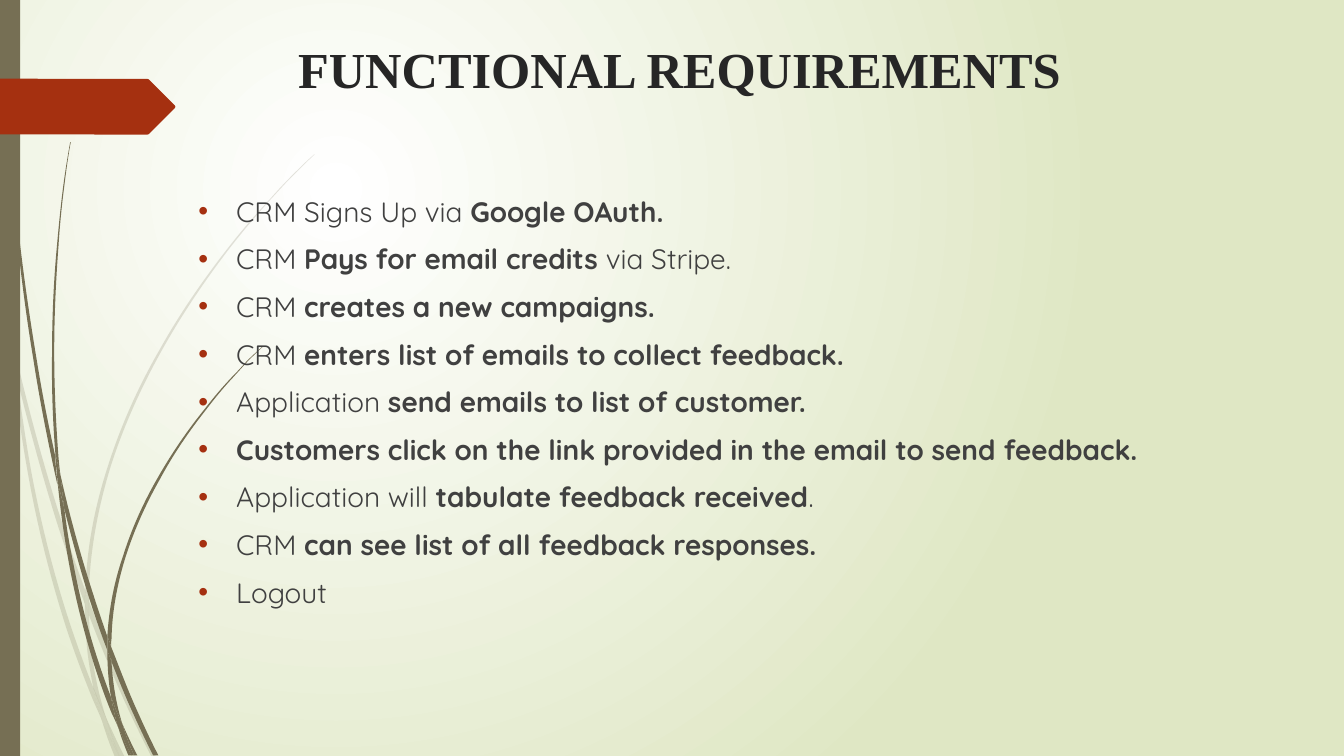
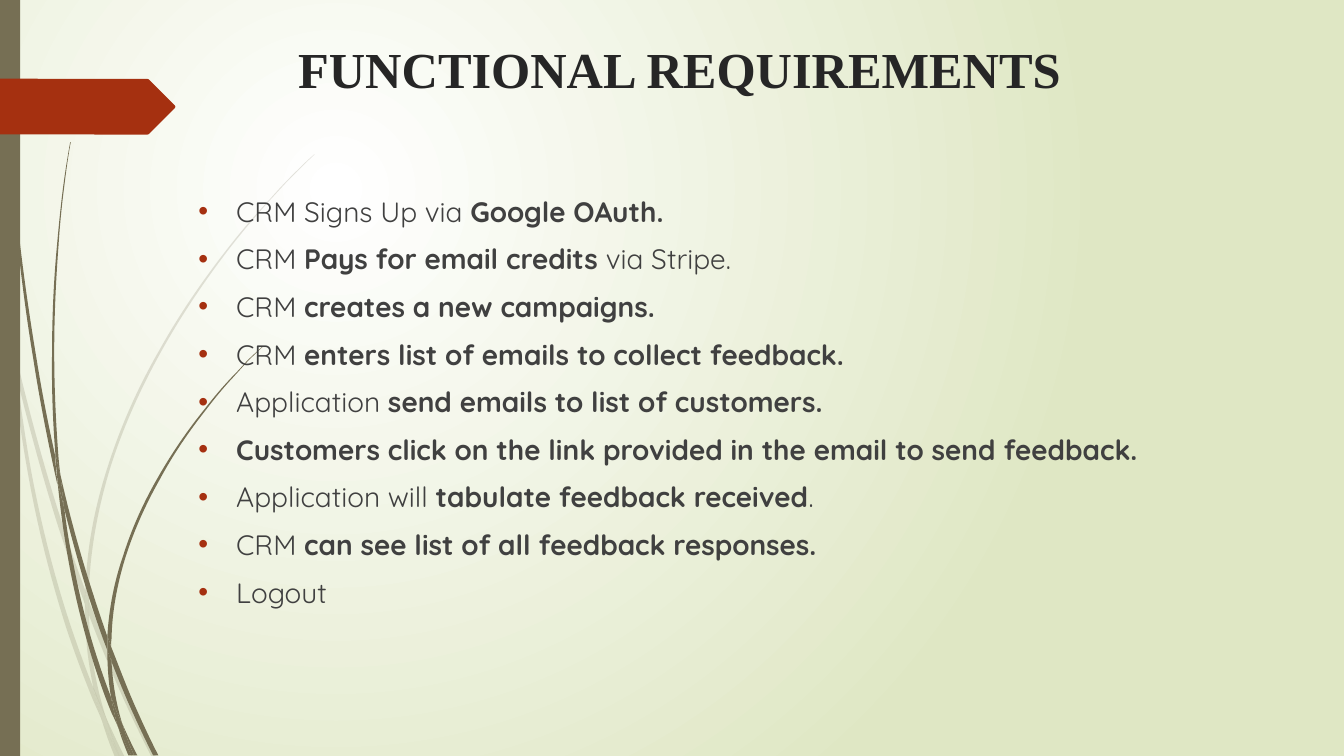
Before and after one commit to vijaykumarrpai/mca-code, a slide deck: slide 6 of 5thSem/Project/Bulk Email Aggregtor.pptx. Drawn at 1344x756 pixels with LibreOffice and Linux fonts; fonts in the diff are those of the drawing. Boxes give left, top, right and bottom in pixels: in the first picture for what was removed or moved away, otherwise in the second. Text is boxed around its words. In the diff, an @@ line names an element or a change of style, - is before the commit and + after.

```diff
--- a/5thSem/Project/Bulk Email Aggregtor.pptx
+++ b/5thSem/Project/Bulk Email Aggregtor.pptx
@@ text at (236,391,823,418): text changed @@
-• Application send emails to list of customer.
+• Application send emails to list of customers.
```
Also in this commit, not shown: 1 other slide changed, 4 other files.
